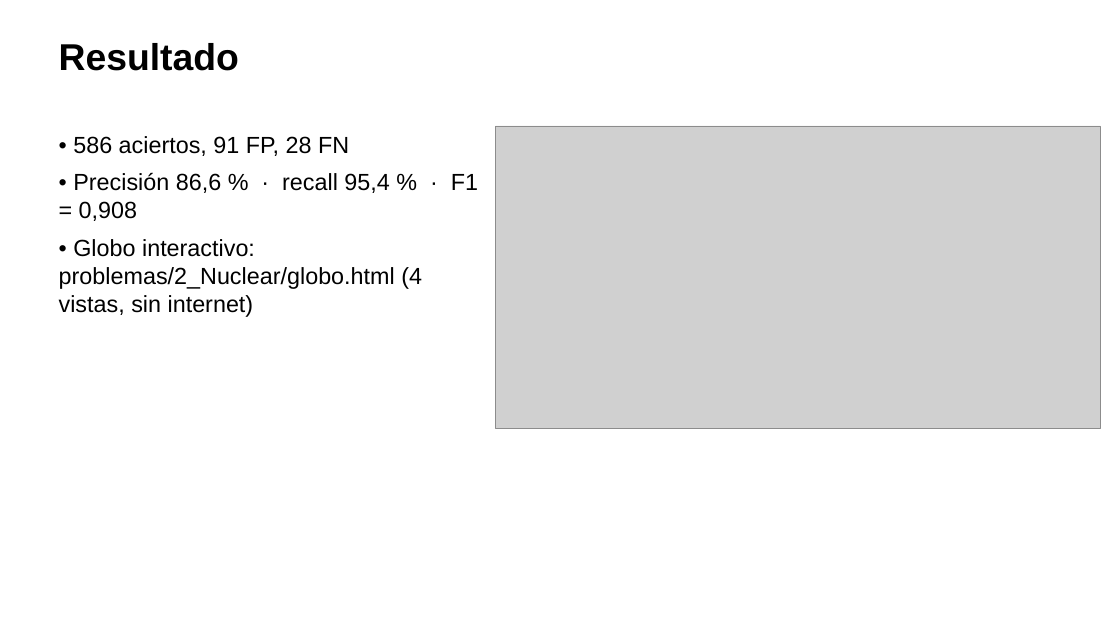
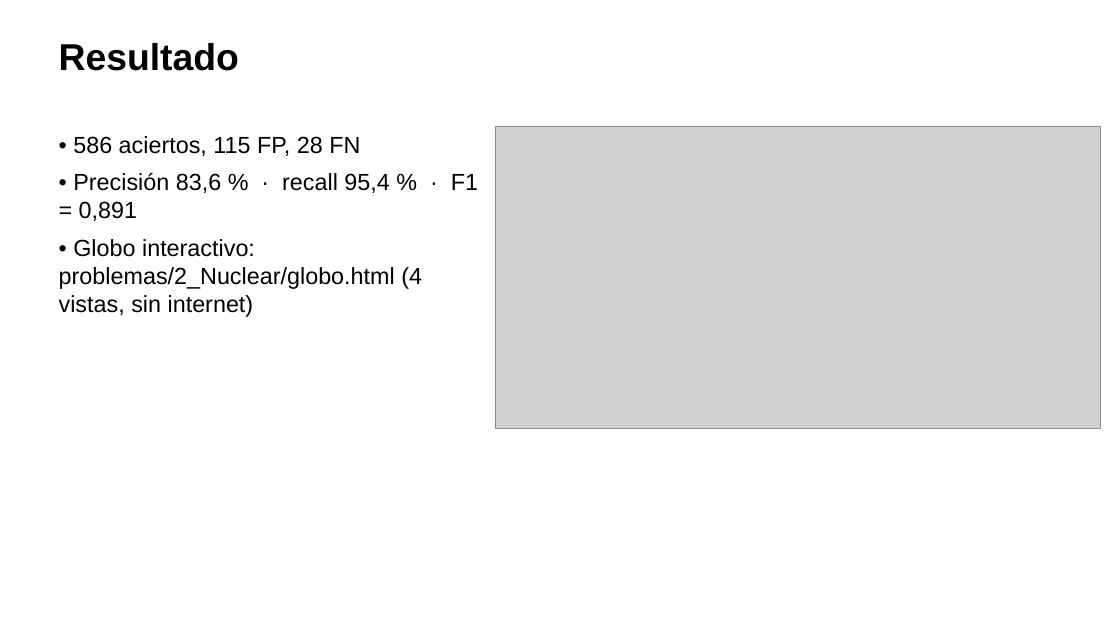
Before and after one commit to ArnauMontull/CPIA-Expo, a slide deck: slide 8 of presentacion/expo_cpia.pptx. Drawn at 1120x630 pixels with LibreOffice and Linux fonts; fonts in the diff are those of the drawing; grey boxes stand for pictures. Boxes give left, top, right and bottom in pixels: in the first picture for what was removed or moved away, otherwise in the second. Text is boxed around its words. In the diff, an @@ line names an element or a change of style, - is before the commit and + after.

```diff
--- a/presentacion/expo_cpia.pptx
+++ b/presentacion/expo_cpia.pptx
@@ text at bbox=[73, 136, 478, 221]: text changed @@
-• 586 aciertos, 91 FP, 28 FN
-• Precisión 86,6 % · recall 95,4 % · F1 = 0,908
+• 586 aciertos, 115 FP, 28 FN
+• Precisión 83,6 % · recall 95,4 % · F1 = 0,891
```
Also in this commit, not shown: 3 other slides changed.
